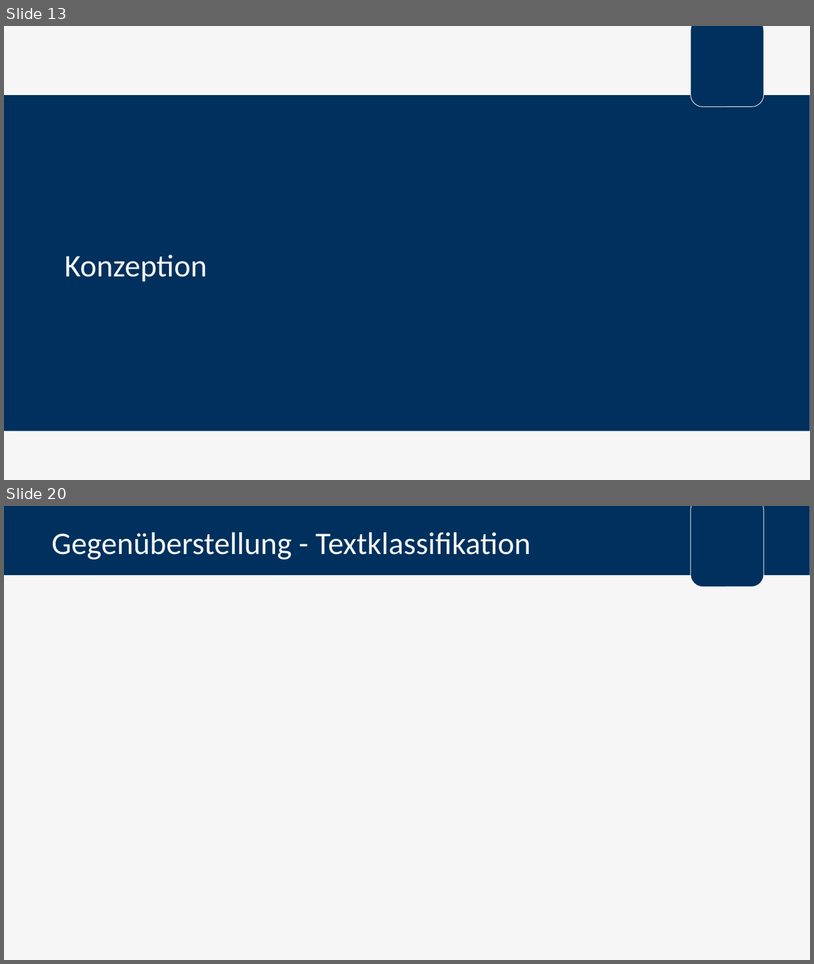
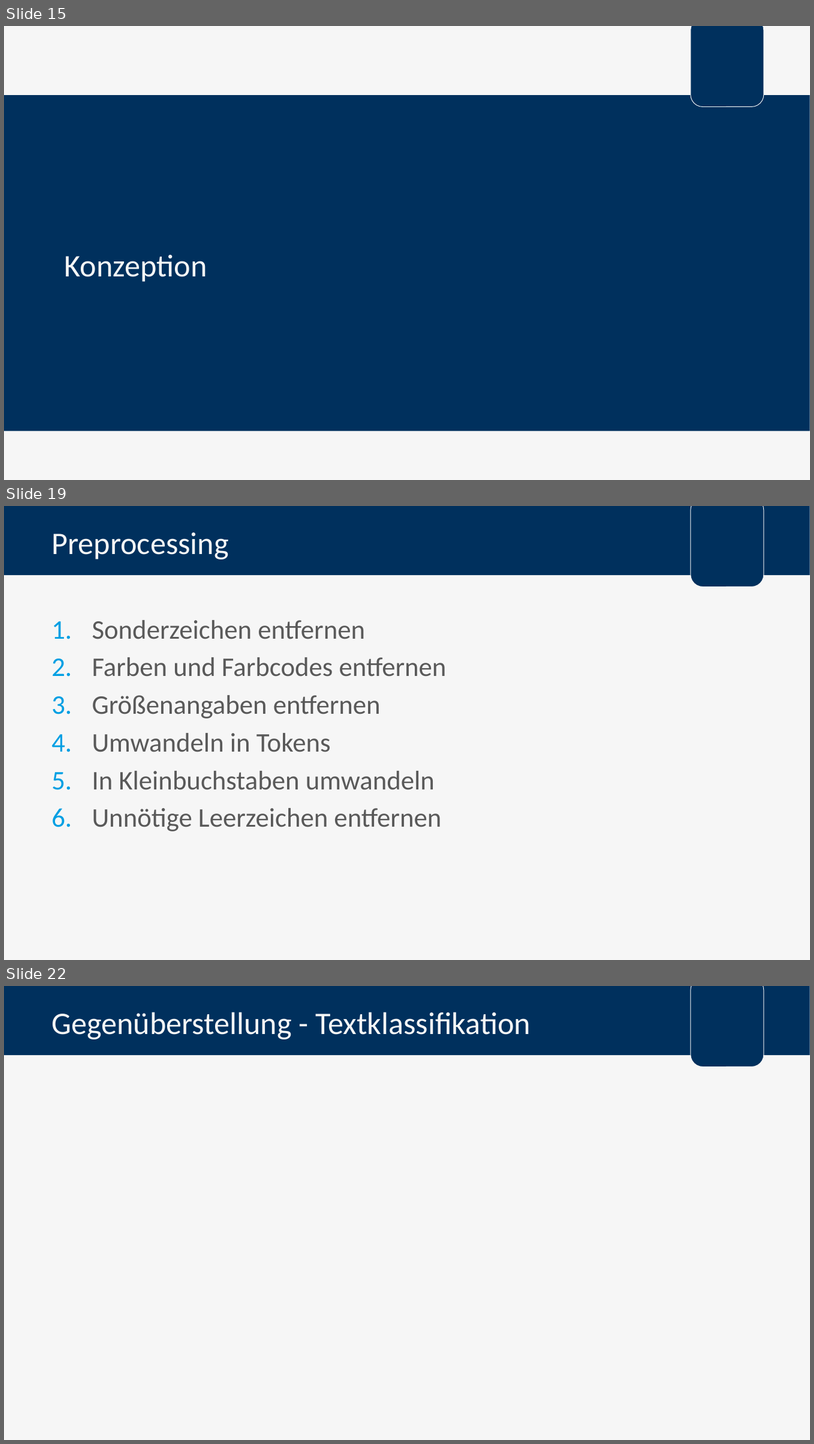
Before and after one commit to FlowBYRN/BaMaterialStandartisation, a slide deck: documents/Verteidigung.pptx. Shown one above the other, each under a label of ours: slides 13 and 20 before the commit, slides 15, 19 and 22 after it; the slides between them are not shown. The pictures are 814x964 and 814x1444 pixels, drawn with LibreOffice and Linux fonts; fonts in the diff are those of the drawing; background and template pictures are left out. Boxes give left, top, right and bottom in pixels: in the first picture for what was removed or moved away, otherwise in the second. Text is boxed around its words. In the diff, an @@ line names an element or a change of style, - is before the commit and + after.

```diff
--- a/documents/Verteidigung.pptx
+++ b/documents/Verteidigung.pptx
@@ slide 19 added at [4,506,810,960], background #F6F6F6; not listed: 2 template elements that a slide beside it also shows @@
@@ title added at [51,532,229,559], 28 pt, text #F6F6F6 @@
+Preprocessing
@@ text added at [92,620,447,831], 24 pt, text #595959 @@
+1. Sonderzeichen entfernen
+2. Farben und Farbcodes entfernen
+3. Größenangaben entfernen
+4. Umwandeln in Tokens
+5. In Kleinbuchstaben umwandeln
+6. Unnötige Leerzeichen entfernen
@@ what was slide 13 is now slide 15 @@
@@ what was slide 20 is now slide 22 @@
```
Also in this commit, not shown: 8 slides changed, 8 other slides added, 5 slides removed, 3 other files.
